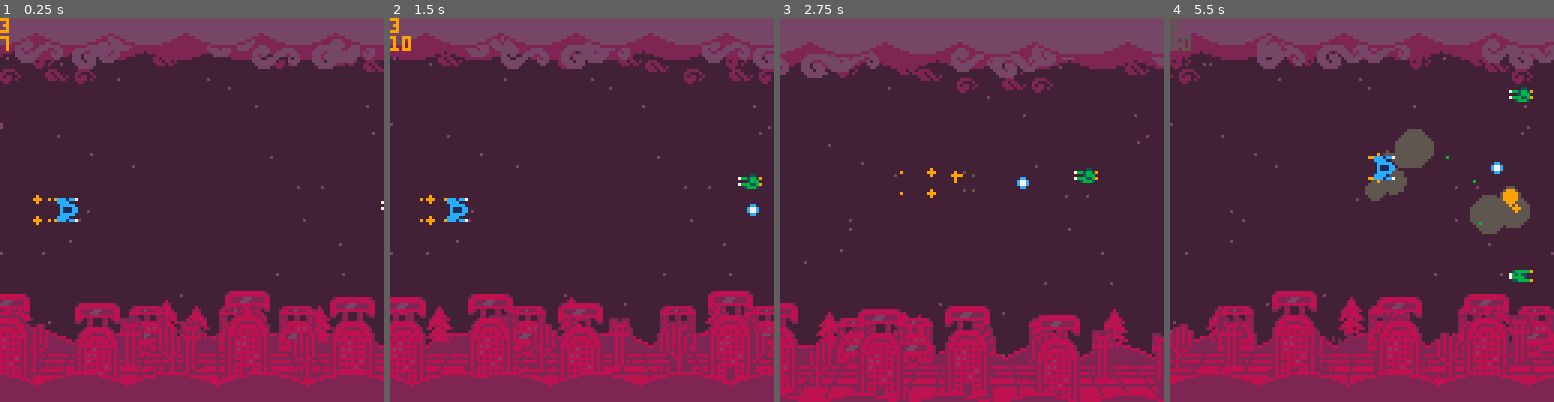
Above: before the commit, frames 1-4 (left to right).
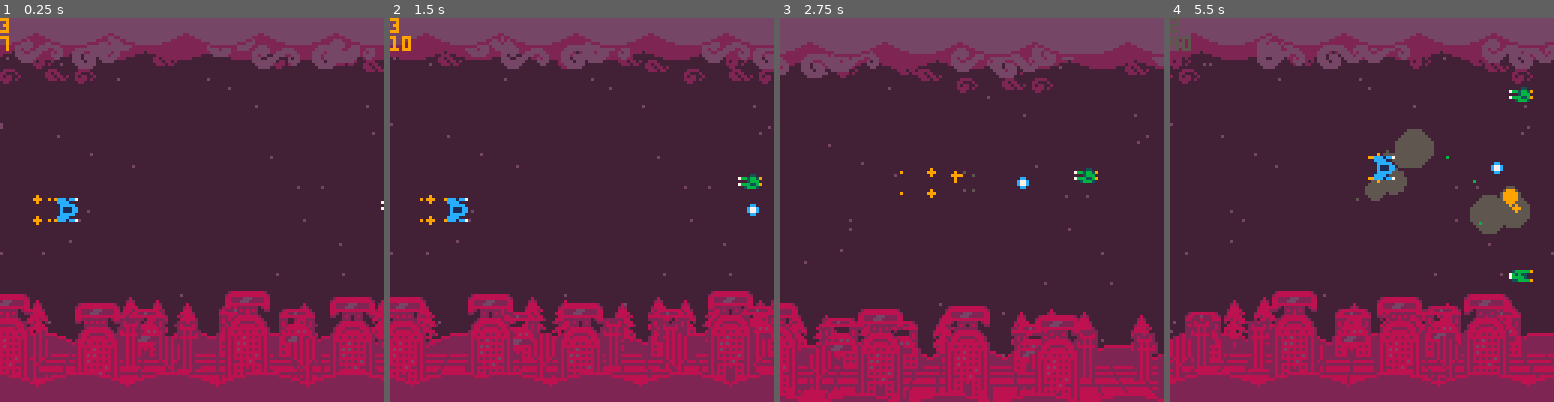
Above: after the commit, the same moments.

Repository: Sarah-Duck/toxic-invaders
Game: PICO-8 cartridge pico-bhell.p8
Two runs of this game, one before a commit and one after it. Both use one fixed random seed, a clock stepped at 60 frames per second and the inputs below.
Inputs:
- Up to frame 1 (0.25 s): no input
- Up to frame 2 (1.5 s): tap O (Z key) at 0.7 s
- Up to frame 3 (2.75 s): hold Right 1.6-2.1 s; tap O (Z key) at 1.7, 2.1, 2.5 s; hold Up 2.15-2.42 s; hold Right from 2.47 s (still down)
- Up to frame 4 (5.5 s): tap O (Z key) every 0.4 s from 2.9 to 5.3 s; release Right at 3.03 s; hold Left 3.08-3.58 s; hold Down 3.63-3.97 s; hold Right 4.02-4.68 s; hold Up 4.73-5.03 s; hold Left from 5.08 s (still down)

The runs differ from the first frame. In frame 1, 3.8% of the frame differs, in the area x 0-100%, y 72-95%; in frame 2, 3.8%; in frame 3, 5.3%; in frame 4, 6.2%.

Commit message:
leaving library day 4

Diff:
--- a/background.lua
+++ b/background.lua
@@ -53,34 +53,33 @@
         spr(214,192-t(),58,1,1)
         spr(201,160-t(),66,6,2)
         spr(207,208-t(),66,1,1)
-        spr(235,152-t(),82,1,1)
-        spr(237,168-t(),82,3,1)
-        spr(251,152-t(),90,4,1)
-        spr(255,192-t(),82,1,1)
+        spr(234,152-t(),82,1,1)
+        spr(236,168-t(),82,3,1)
+        spr(250,152-t(),90,4,1)
+        spr(223,192-t(),82,1,1)
     palt(0,true)
 
     --clouds
-    -- scrollingcircles(-7, 24, 22, 22, 4)
     scrollingcircles(-9, 24, 22, 22, 2)
     --small clouds
     scrollingsprite(198, 20, 10, 1, 1, 28)
-    scrollingsprite(236, 60, 10, 1, 1, 28)
+    scrollingsprite(235, 60, 10, 1, 1, 28)
     scrollingsprite(198, 100, 10, 1, 1, 28)
-    scrollingsprite(236, 120, 10, 1, 1, 28)
-    scrollingsprite(236, 130, 12, 1, 1, 29)
+    scrollingsprite(235, 120, 10, 1, 1, 28)
+    scrollingsprite(235, 130, 12, 1, 1, 29)
     scrollingsprite(198, 145, 15, 1, 1, 30)
-    scrollingsprite(236, 160, 15, 1, 1, 30)
+    scrollingsprite(235, 160, 15, 1, 1, 30)
     scrollingsprite(198, 170, 15, 1, 1, 30)
     --large clouds
-    scrollingsprite(249, 40, 5, 2, 1, 35)
-    scrollingsprite(249, 80, 5, 2, 1, 35)
-    scrollingsprite(233, 120, 7, 2, 1, 36)
-    scrollingsprite(233, 160, 7, 2, 1, 36)
-    scrollingsprite(249, 180, 9, 2, 1, 38)
-    scrollingsprite(233, 240, 9, 2, 1, 38)
-    scrollingsprite(249, 260, 9, 2, 1, 38)
+    scrollingsprite(248, 40, 5, 2, 1, 35)
+    scrollingsprite(248, 80, 5, 2, 1, 35)
+    scrollingsprite(232, 120, 7, 2, 1, 36)
+    scrollingsprite(232, 160, 7, 2, 1, 36)
+    scrollingsprite(248, 180, 9, 2, 1, 38)
+    scrollingsprite(232, 240, 9, 2, 1, 38)
+    scrollingsprite(248, 260, 9, 2, 1, 38)
     --fg clouds
-    scrollingcircles(-11, 40, 25, 20, 2)
+    scrollingcirclelines(-11, 40, 25, 20, 2)
     scrollingcircles(-12, 40, 25, 20, 4)
 
 
@@ -98,26 +97,30 @@
         line(((-t()+i*2.5)*80)%128, 111, ((-t()+i*2.5)*80)%128*1.2-12.8, 125, 2)
     end
     --pine trees
-    scrollingsprite(231,20,77+16,2,2,72,true)
-    scrollingsprite(231,70,78+16,2,2,72)
-    scrollingsprite(231,80,80+16,2,2,72)
-    scrollingsprite(231,95,78+16,2,2,72)
-    scrollingsprite(231,100,79+16,2,2,72)
-    scrollingsprite(231,120,80+16,2,2,72,true)
+    scrollingsprite(231,10,78+16,1,2,72,true)
+    scrollingsprite(231,30,78+16,1,2,72)
+    scrollingsprite(231,20,77+16,1,2,72,true)
+    scrollingsprite(231,50,79+16,1,2,72,true)
+    scrollingsprite(231,62,77+16,1,2,72,true)
+    scrollingsprite(231,70,78+16,1,2,72)
+    scrollingsprite(231,80,79+16,1,2,72)
+    scrollingsprite(231,95,78+16,1,2,72)
+    scrollingsprite(231,100,77+16,1,2,72)
+    scrollingsprite(231,120,79+16,1,2,72,true)
     --small buildings
-    scrollingsprite(226,15,80+16,2,2,78)
-    scrollingsprite(226,65,80+16,2,2,78)
-    scrollingsprite(226,95,80+16,2,2,78)
-    scrollingsprite(226,115,80+16,2,2,78)
+    scrollingsprite(226,15,82+16,2,2,80)
+    scrollingsprite(226,65,81+16,2,2,80)
+    scrollingsprite(226,95,80+16,2,2,80)
+    scrollingsprite(226,115,81+16,2,2,80)
     --totem poles
-    scrollingsprite(230,25,83+16,1,2,82)
-    scrollingsprite(230,65,84+16,1,2,82)
-    scrollingsprite(230,85,85+16,1,2,82)
+    scrollingsprite(230,25,83+16,1,2,84)
+    scrollingsprite(230,65,84+16,1,2,84,true)
+    scrollingsprite(230,85,85+16,1,2,84)
     --dead trees
-    scrollingsprite(228,30,85+16,2,2,84)
-    scrollingsprite(228,75,86+16,2,2,84,true)
-    scrollingsprite(228,100,87+16,2,2,84)
-    scrollingsprite(228,120,88+16,2,2,84,true)
+    scrollingsprite(228,30,88+16,2,2,84)
+    scrollingsprite(228,75,89+16,2,2,84,true)
+    scrollingsprite(228,100,88+16,2,2,84)
+    scrollingsprite(228,120,89+16,2,2,84,true)
     --large buildings (front)
     scrollingsprite(192,52,94,2,4,90)
     scrollingsprite(192,22,91,2,4,90)
--- a/pico-bhell.p8
+++ b/pico-bhell.p8
@@ -151,57 +151,57 @@
 
 __gff__
 0000000000000000000000000000000000000000000000000000000000000000000000000000000000000000000000000000000000000000000000000000000000000000000000000000000000000000000000000000000000000000000000000000000000000000000000000000000000000000000000000000000000000000
-0000000000000000000000000000000000000000000000000000000000000000000000000000000000000000000000000000000000000000000000000000000000000000000001000000000000000000000000000000000000000000000000010000000000000000000000000100000000000000000000000000000000000001
-…(53 lines of a section not shown)…
+0000000000000000000000000000000000000000000000000000000000000000000000000000000000000000000000000000000000000000000000000000000000000000000001000000000000000000000000000000000000000000000000010000000000000000000000010000000100000000000000000000000001000101
+…(53 lines of a section not shown)…
Not shown, changed: 21 lines of the sprite sheet (__gfx__) section of pico-bhell.p8
